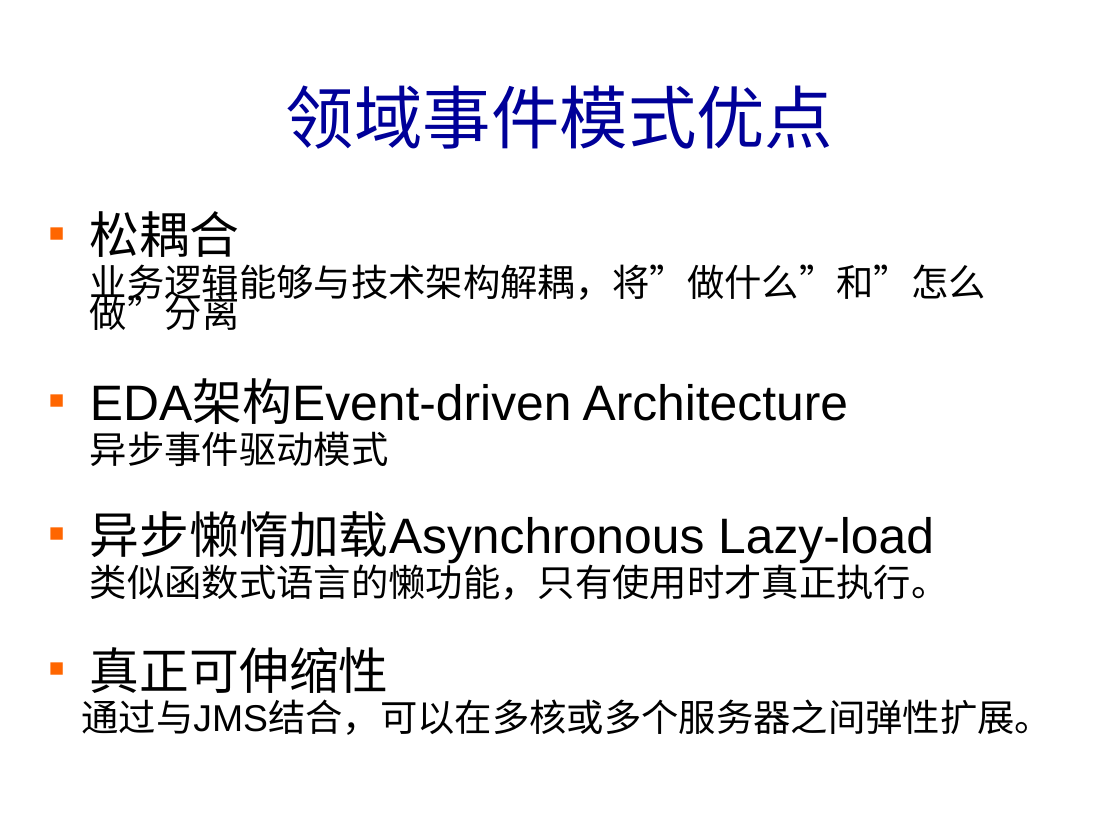
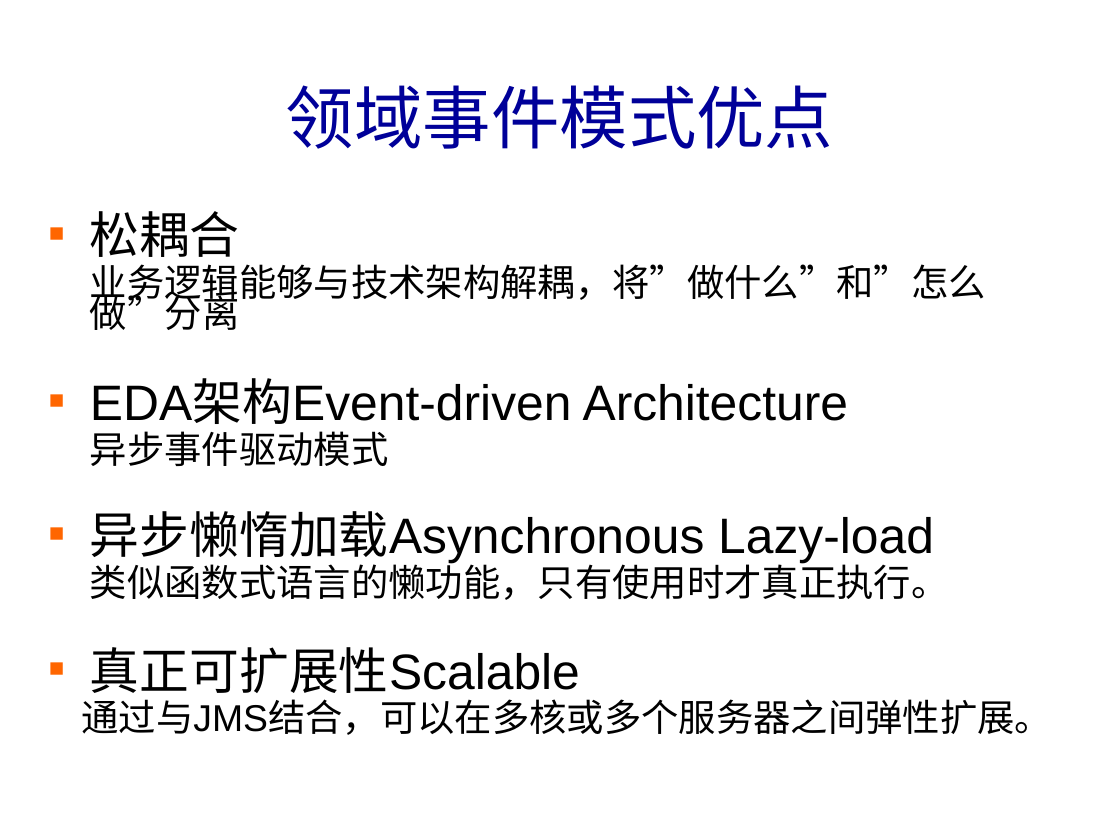
Before and after one commit to banq/jdonframework, a slide deck: slide 30 of doc/chinese/JdonFramework.ppt (slide 29 before the commit). Drawn at 1120x840 pixels with LibreOffice and Linux fonts; fonts in the diff are those of the drawing; background and template pictures are left out. Boxes give left, top, right and bottom in pixels: in the first picture for what was removed or moved away, otherwise in the second. Text is boxed around its words. In the diff, an @@ line names an element or a change of style, - is before the commit and + after.

```diff
--- a/doc/chinese/JdonFramework.ppt
+++ b/doc/chinese/JdonFramework.ppt
@@ text at (90,647,580,701): text changed @@
-▪ 真正可伸缩性
+▪ 真正可扩展性Scalable
```
Also in this commit, not shown: 2 other slides changed, 4 slides added, 16 other files.
